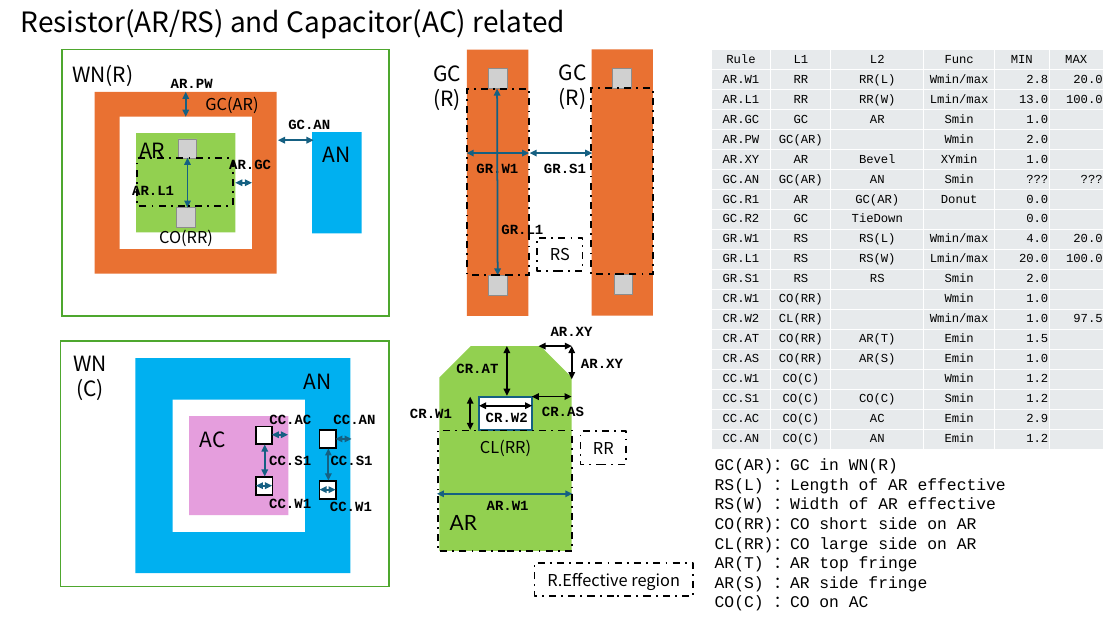
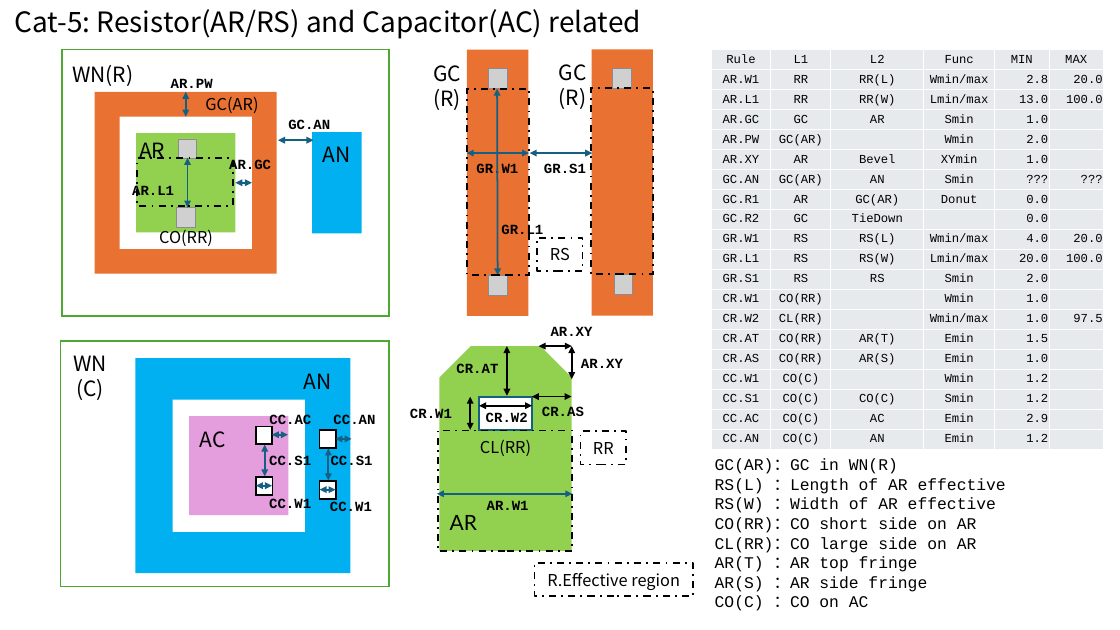
Before and after one commit to H-Ojiro/TR-1um, a slide deck: slide 7 of Document/TR-1um_DRC_summary.pptx. Drawn at 1120x630 pixels with LibreOffice and Linux fonts; fonts in the diff are those of the drawing; grey boxes stand for pictures. Boxes give left, top, right and bottom in pixels: in the first picture for what was removed or moved away, otherwise in the second. Text is boxed around its words. In the diff, an @@ line names an element or a change of style, - is before the commit and + after.

```diff
--- a/Document/TR-1um_DRC_summary.pptx
+++ b/Document/TR-1um_DRC_summary.pptx
@@ text at box(15, 9, 641, 39): text changed @@
-Resistor(AR/RS) and Capacitor(AC) related
+Cat-5: Resistor(AR/RS) and Capacitor(AC) related
```
Also in this commit, not shown: 9 other slides changed, 4 other files.
